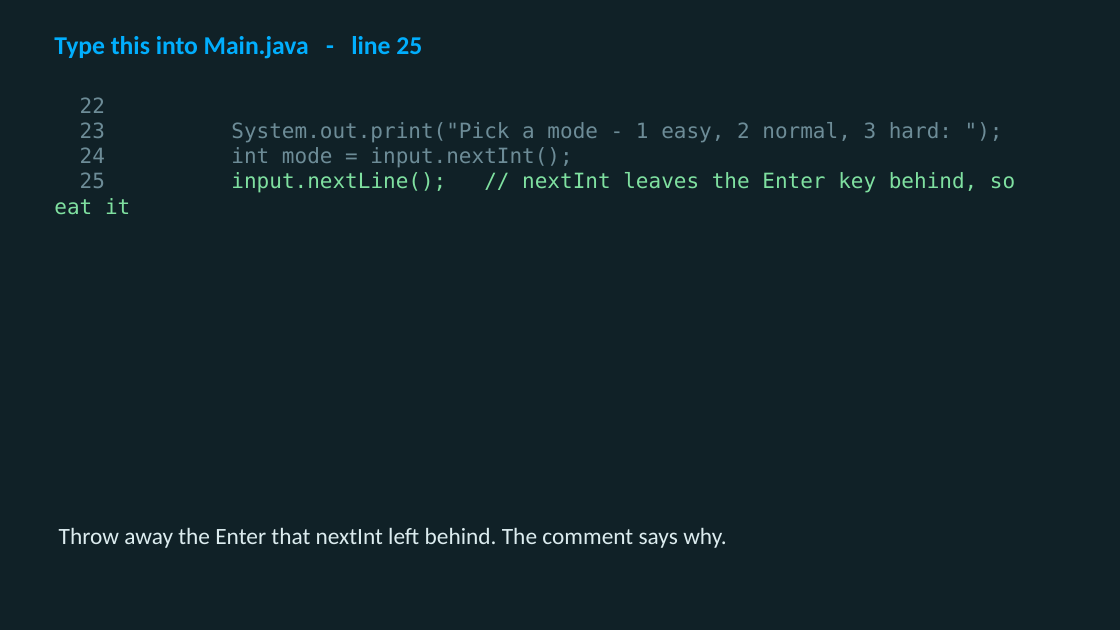
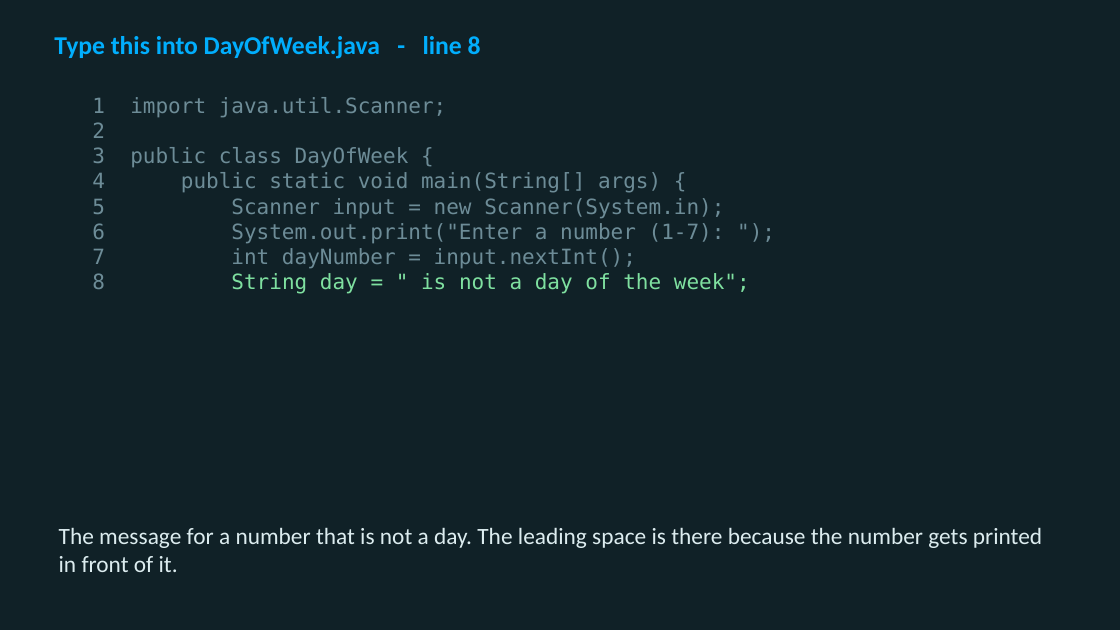
Before and after one commit to utgapps/utgapps.github.io, a slide deck: slide 25 of cs701/slides/week-04.pptx (slide 6 before the commit). Drawn at 1120x630 pixels with LibreOffice and Linux fonts; fonts in the diff are those of the drawing. Boxes give left, top, right and bottom in pixels: in the first picture for what was removed or moved away, otherwise in the second. Text is boxed around its words. In the diff, an @@ line names an element or a change of style, - is before the commit and + after.

```diff
--- a/cs701/slides/week-04.pptx
+++ b/cs701/slides/week-04.pptx
@@ text at (54,36,481,59): text changed @@
-Type this into Main.java - line 25
+Type this into DayOfWeek.java - line 8
@@ text at (92,97,750,294): text changed @@
-22
-23 System.out.print("Pick a mode - 1 easy, 2 normal, 3 hard: ");
-24 int mode = input.nextInt();
-25 input.nextLine(); // nextInt leaves the Enter key behind, so eat it
+1 import java.util.Scanner;
+2
+3 public class DayOfWeek {
+4 public static void main(String[] args) {
+5 Scanner input = new Scanner(System.in);
+6 System.out.print("Enter a number (1-7): ");
+7 int dayNumber = input.nextInt();
+8 String day = " is not a day of the week";
@@ text at (59,527,1042,572): text changed @@
-Throw away the Enter that nextInt left behind. The comment says why.
+The message for a number that is not a day. The leading space is there because the number gets printed in front of it.
```
Also in this commit, not shown: 28 other slides changed, 54 slides added, 9 slides removed, 59 other files.
